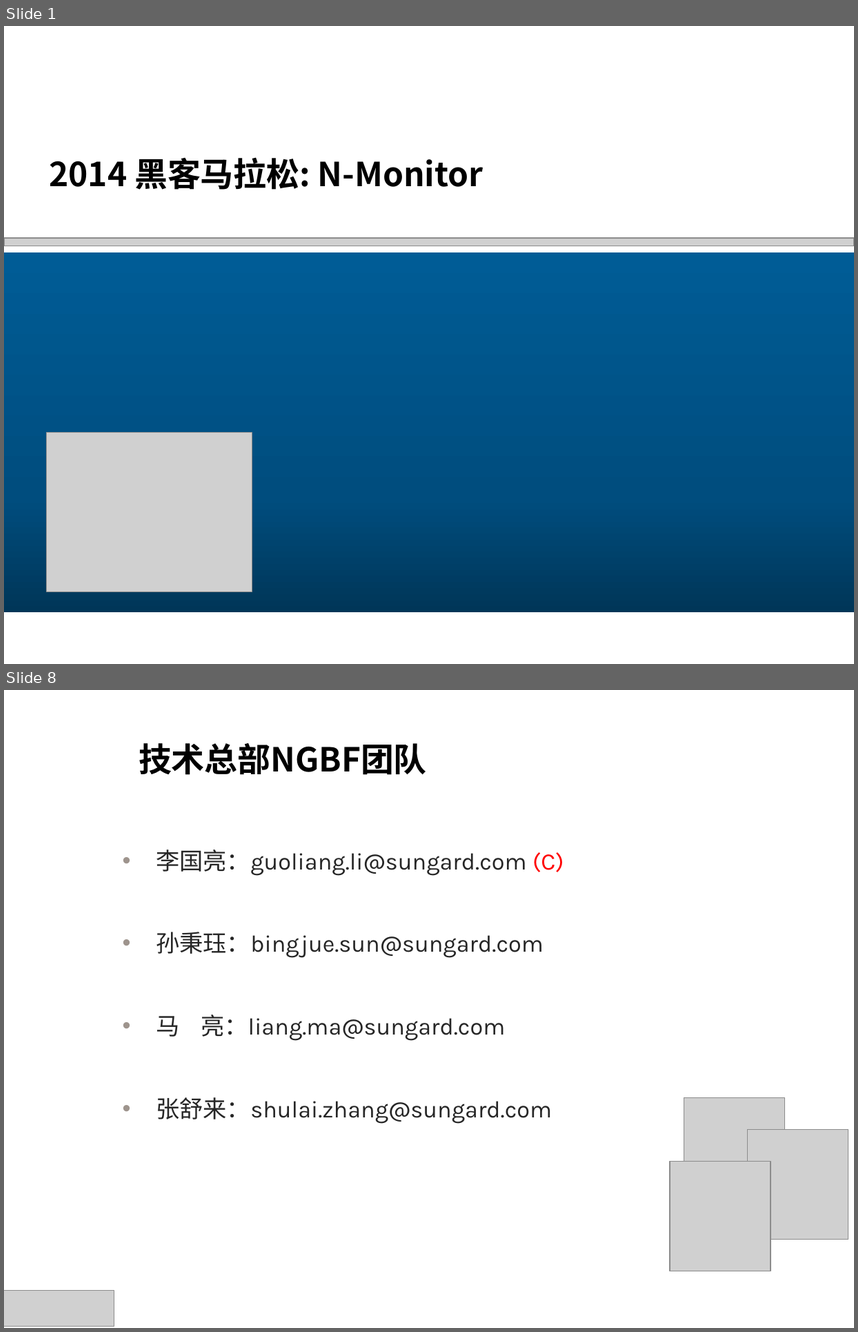
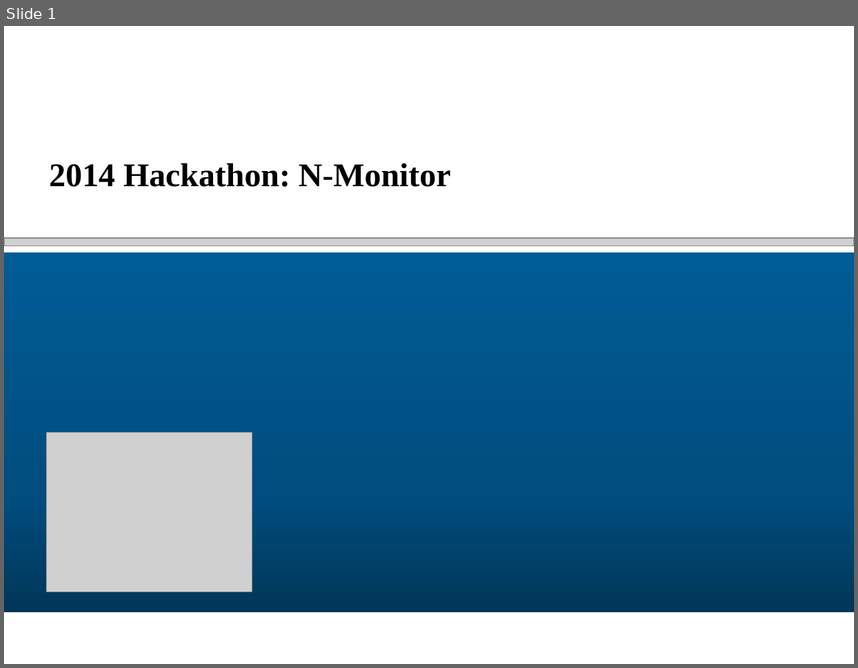
Before and after one commit to glenlivet/NRLP, a slide deck: 2014黑客马拉松_N-Monitor.pptx. Shown one above the other, each under a label of ours: slides 1 and 8 before the commit, slide 1 after it; the slides between them are not shown. The pictures are 858x1332 and 858x668 pixels, drawn with LibreOffice and Linux fonts; fonts in the diff are those of the drawing; grey boxes stand for pictures; background and template pictures are left out. Boxes give left, top, right and bottom in pixels: in the first picture for what was removed or moved away, otherwise in the second. Text is boxed around its words. In the diff, an @@ line names an element or a change of style, - is before the commit and + after.

```diff
--- a/2014黑客马拉松_N-Monitor.pptx
+++ b/2014黑客马拉松_N-Monitor.pptx
@@ slide 8 removed at bbox=[4, 690, 854, 1328], background #FFFFFF @@
@@ title removed at bbox=[139, 743, 427, 775] @@
-技术总部NGBF团队
@@ text removed at bbox=[156, 849, 564, 1123] @@
-  • 李国亮：guoliang.li@sungard.com (C)
-  • 孙秉珏：bingjue.sun@sungard.com
-  • 马 亮：liang.ma@sungard.com
-  • 张舒来：shulai.zhang@sungard.com
@@ picture removed at bbox=[684, 1097, 784, 1207] @@
@@ picture removed at bbox=[748, 1129, 848, 1239] @@
@@ picture removed at bbox=[670, 1161, 770, 1270] @@
@@ picture removed at bbox=[4, 1290, 114, 1327] @@
@@ slide 1 changed as well @@
@@ title at bbox=[49, 163, 451, 187]: text changed; font Noto Sans CJK SC to Times New Roman @@
-2014 黑客马拉松: N-Monitor
+2014 Hackathon: N-Monitor
```
Also in this commit, not shown: 1 other slide changed, 6 slides added, 6 other slides removed, 9 other files.
